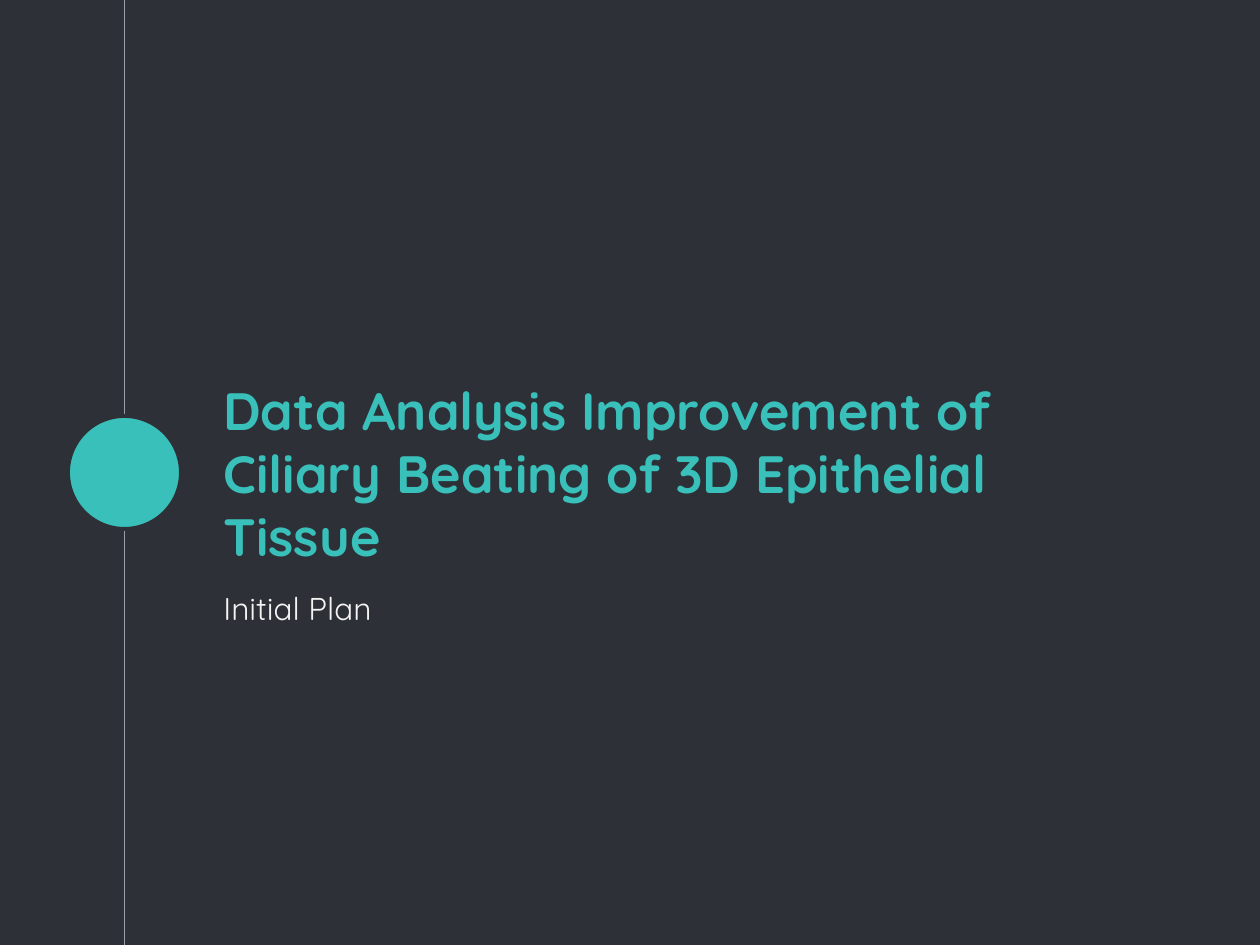
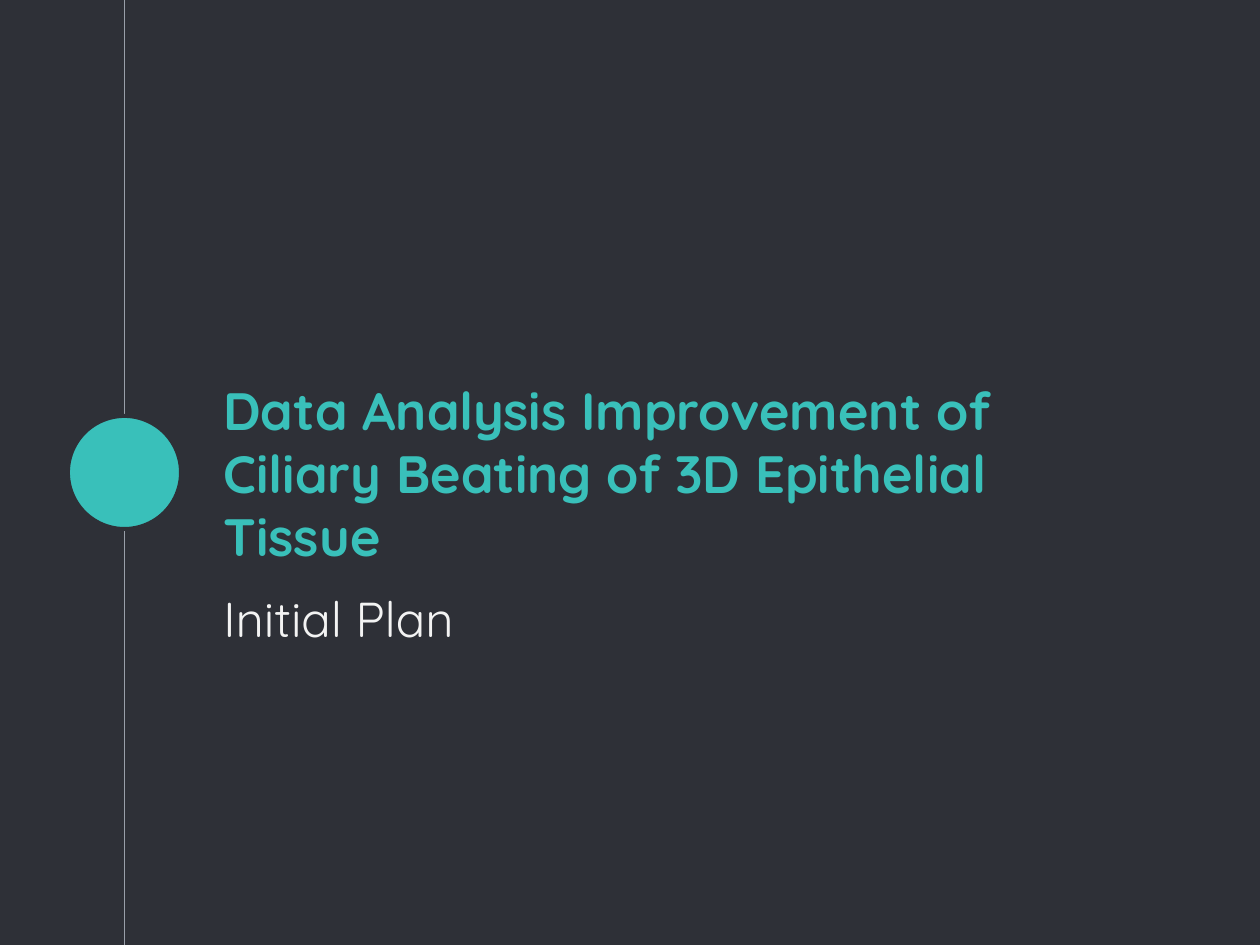
Before and after one commit to SimuJenni/RD-project, a slide deck: slide 2 of doc/initial-plan.pptx. Drawn at 1260x945 pixels with LibreOffice and Linux fonts; fonts in the diff are those of the drawing. Boxes give left, top, right and bottom in pixels: in the first picture for what was removed or moved away, otherwise in the second. Text is boxed around its words. In the diff, an @@ line names an element or a change of style, - is before the commit and + after.

Commit message:
Increased size of 'initial plan' and fixed a typo

```diff
--- a/doc/initial-plan.pptx
+++ b/doc/initial-plan.pptx
@@ subtitle "Initial Plan" at <box>223,600,454,638</box>: size 18 to 28 pt @@
```
Also in this commit, not shown: 1 other slide changed.
